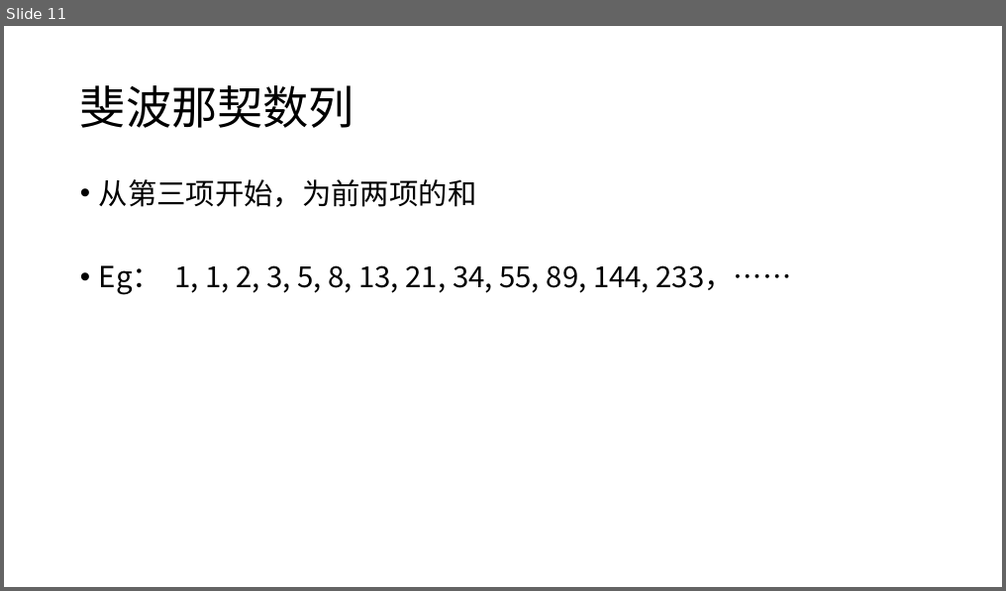
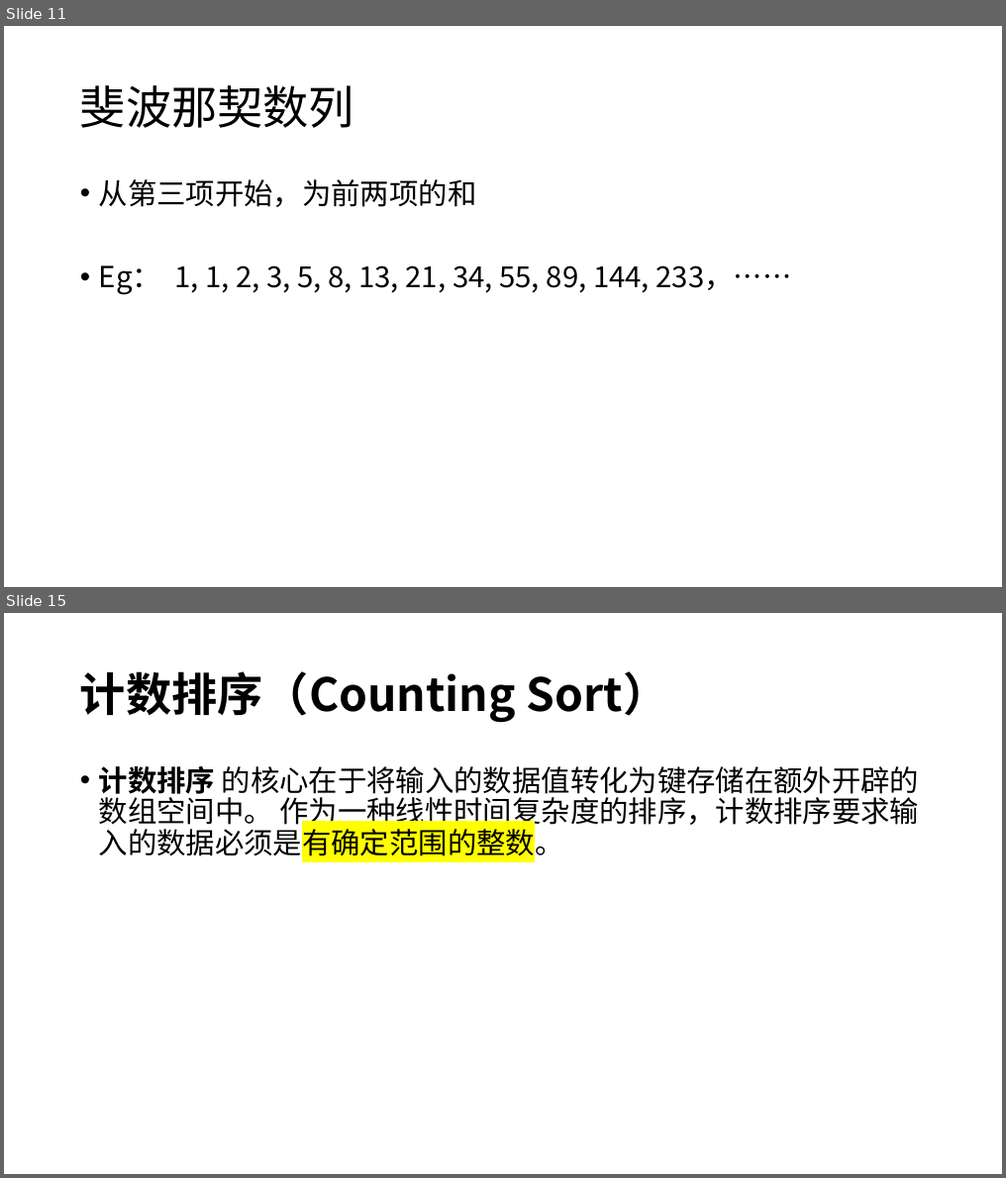
Before and after one commit to Fine-yang/LGS, a slide deck: 0320/排序算法.pptx. Shown one above the other, each under a label of ours: slide 11 before the commit, slides 11 and 15 after it; the slides between them are not shown. The pictures are 1006x591 and 1006x1178 pixels, drawn with LibreOffice and Linux fonts; fonts in the diff are those of the drawing. Boxes give left, top, right and bottom in pixels: in the first picture for what was removed or moved away, otherwise in the second. Text is boxed around its words. In the diff, an @@ line names an element or a change of style, - is before the commit and + after.

```diff
--- a/0320/排序算法.pptx
+++ b/0320/排序算法.pptx
@@ slide 15 added at (4, 613, 1002, 1174), background #FFFFFF @@
@@ title added at (80, 671, 668, 723), 44 pt, text #000000, bold @@
+计数排序（Counting Sort）
@@ text added at (99, 766, 920, 862), 28 pt, text #000000 @@
+• 计数排序 的核心在于将输入的数据值转化为键存储在额外开辟的数组空间中。 作为一种线性时间复杂度的排序，计数排序要求输入的数据必须是有确定范围的整数。
```
Also in this commit, not shown: 9 other slides added, 5 other files.
